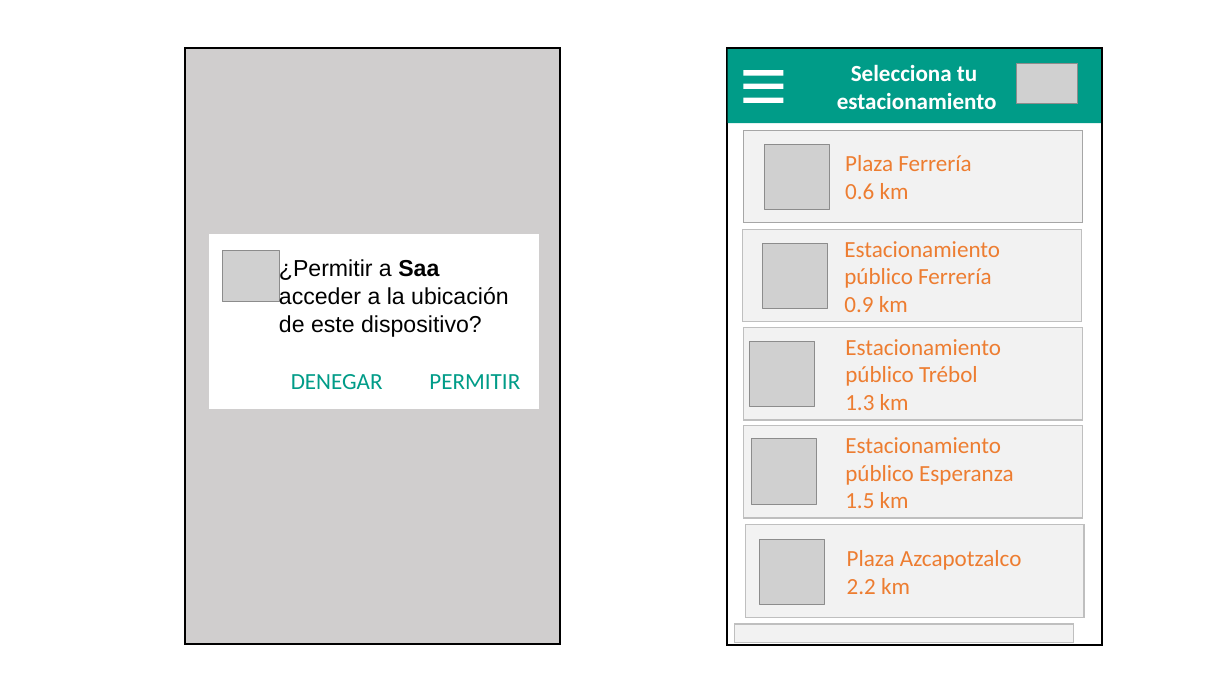
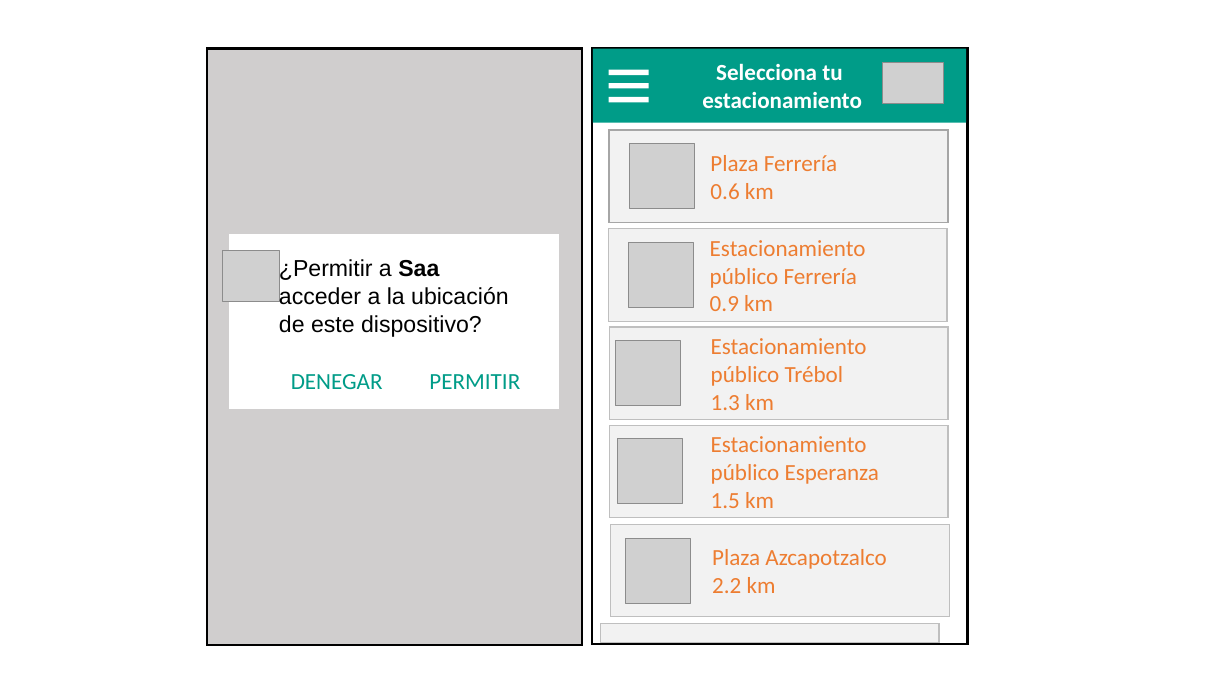
Before and after one commit to ajbeem/iotserver, a slide deck: slide 6 of documentation/MapaNavegacion.pptm (slide 5 before the commit). Drawn at 1232x693 pixels with LibreOffice and Linux fonts; fonts in the diff are those of the drawing; grey boxes stand for pictures. Boxes give left, top, right and bottom in pixels: in the first picture for what was removed or moved away, otherwise in the second. Text is boxed around its words. In the diff, an @@ line names an element or a change of style, - is before the commit and + after.

```diff
--- a/documentation/MapaNavegacion.pptm
+++ b/documentation/MapaNavegacion.pptm
@@ rectangle: place and size @@
-rectangle at [185, 48, 560, 644]
+rectangle at [207, 49, 582, 645]
@@ 11 rectangles, 6 pictures: place and size @@
-11 rectangles, 6 pictures at [727, 48, 1103, 644]
+11 rectangles, 6 pictures at [592, 48, 968, 644]
@@ rectangle: place and size @@
-rectangle at [210, 235, 539, 409]
+rectangle at [230, 235, 559, 409]
```
Also in this commit, not shown: 2 other slides changed, 1 slide added.
